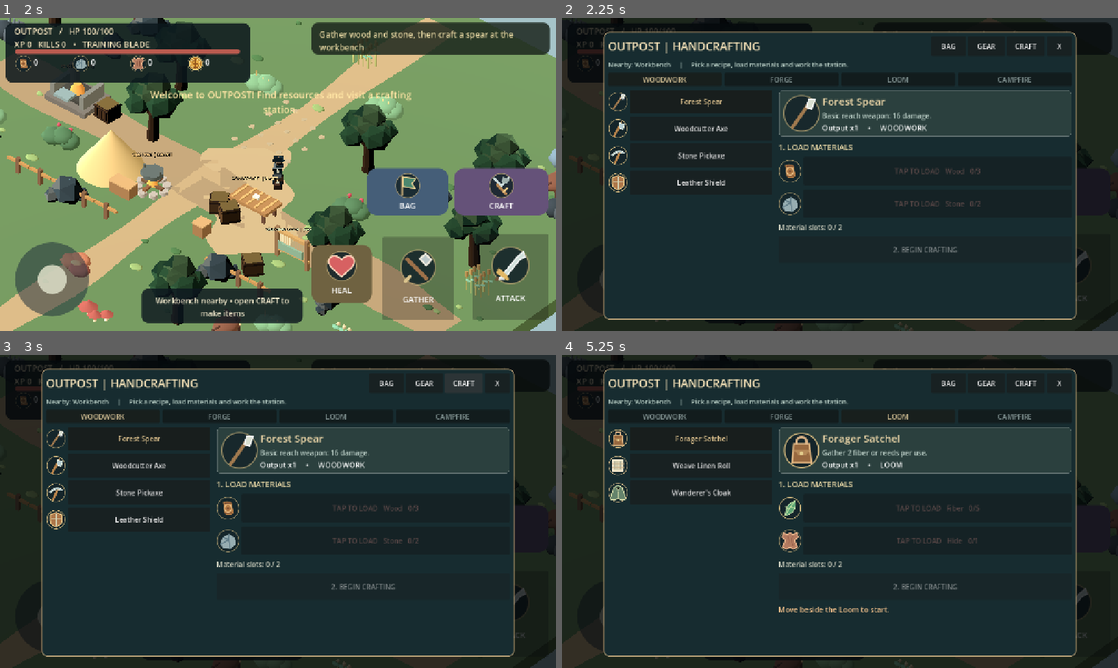
Above: before the commit, frames 1-4 (two rows, left to right).
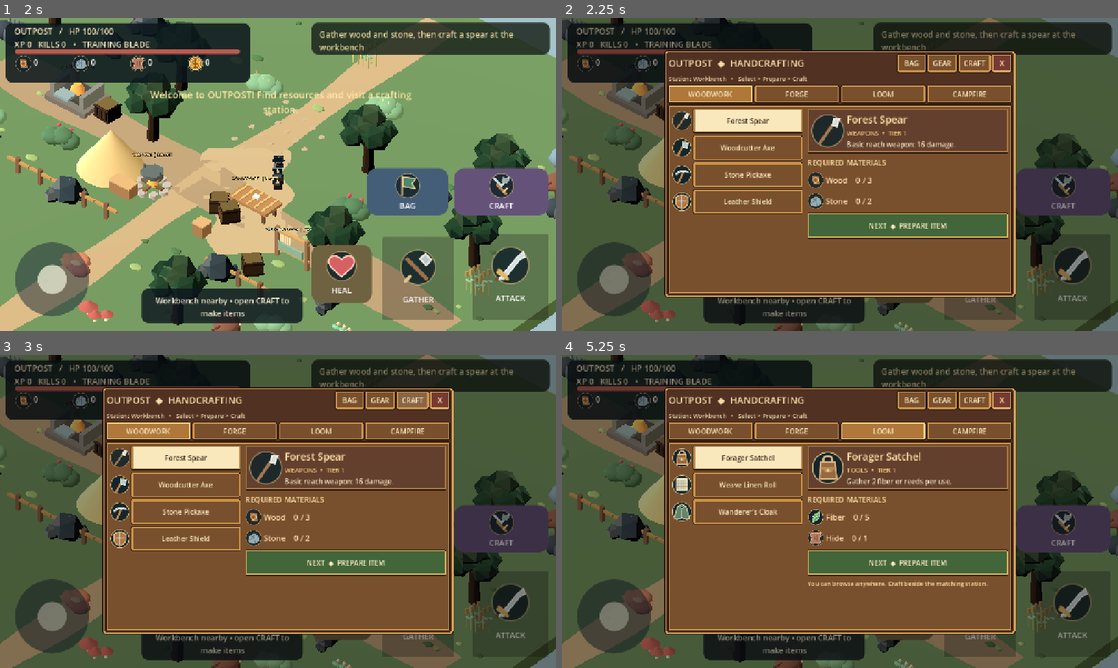
Above: after the commit, the same moments.

Repository: Smurfis/outpost-rpg
Game: Godot game, scene res://scenes/main.tscn
Same seed, same stepped clock (60 frames per second), same inputs: the game is played once before the commit and once after it.
Inputs (mouse positions are in pixels of both pictures, inside the frame that each line leads up to):
- Up to frame 1 (2 s): move the mouse to (400, 158) at 0.52 s; hold D (outpost_right) 0.53-1.25 s; hold F (outpost_attack) 0.53-1.25 s; click (400, 158) at 0.67 s; tap Space at 0.77 s; drag from (166, 190) to (250, 237) at 1.27 s
- Up to frame 2 (2.25 s): move the mouse to (895, 105) at 2.02 s; hold D (outpost_right) from 2.03 s (still down); hold C (outpost_craft) from 2.03 s (still down)
- Up to frame 3 (3 s): release D (outpost_right) at 2.75 s; release C (outpost_craft) at 2.75 s; click "CRAFT" at 2.75 s
- Up to frame 4 (5.25 s): click "WOODWORK" at 3.5 s; click "FORGE" at 4.25 s; click "LOOM" at 5 s

Frame 1 is identical in both runs. In frame 2, 89% of the frame differs, in the area x 0-100%, y 0-100%; in frame 3, 89%; in frame 4, 89%.

Commit message:
feat(ui): compact parchment-and-wood crafting flow with recipe, materials and work steps

Diff:
--- a/scripts/menu.gd
+++ b/scripts/menu.gd
@@ -1,4 +1,5 @@
 extends CanvasLayer
+const SKIN = preload("res://scripts/ui/outpost_skin.gd")
 ## Outpost v0.4: physical-material loading and animated hands-on craft actions.
 ## Browse remotely; to produce an item you must stand beside its matching station.
 var game
@@ -11,6 +12,7 @@
 var left_scroll: ScrollContainer
 var right_scroll: ScrollContainer
 var current_page: String = "craft"
+var craft_step: String = "browse"
 var selected_station: String = "workbench"
 var selected_id: String = ""
 var loaded: Dictionary = {}
@@ -37,46 +39,50 @@
 	add_child(shell)
 	shell.set_anchors_and_offsets_preset(Control.PRESET_FULL_RECT)
 	var shade := ColorRect.new()
-	shade.color = Color(0.01, 0.02, 0.03, 0.78)
+	shade.color = Color(0.02, 0.01, 0.01, 0.43)
 	shade.mouse_filter = Control.MOUSE_FILTER_STOP
 	shell.add_child(shade)
 	shade.set_anchors_and_offsets_preset(Control.PRESET_FULL_RECT)
 	var frame := PanelContainer.new()
-	frame.anchor_left = 0.075
-	frame.anchor_right = 0.925
-	frame.anchor_top = 0.045
-	frame.anchor_bottom = 0.965
-	frame.add_theme_stylebox_override("panel", _style(Color("172c30"), Color("baa278"), 13))
+	frame.anchor_left = 0.185
+	frame.anchor_right = 0.815
+	frame.anchor_top = 0.105
+	frame.anchor_bottom = 0.89
+	frame.add_theme_stylebox_override("panel", SKIN.box("frame"))
 	shell.add_child(frame)
 	var page := VBoxContainer.new()
-	page.add_theme_constant_override("separation", 8)
+	page.add_theme_constant_override("separation", 6)
 	frame.add_child(page)
 	var header := HBoxContainer.new()
 	page.add_child(header)
-	title = _label("OUTPOST | CRAFTING", 26, Color("f5e2b8"))
+	title = _label("OUTPOST  ◆  CRAFTING", 22, Color("f6dba4"))
 	title.size_flags_horizontal = Control.SIZE_EXPAND_FILL
 	header.add_child(title)
 	var bag := Button.new()
 	bag.text = "BAG"
-	bag.custom_minimum_size = Vector2(80, 46)
+	bag.custom_minimum_size = Vector2(66, 40)
+	SKIN.apply_button(bag, "wood")
 	bag.pressed.connect(_switch_bag)
 	header.add_child(bag)
 	var gear := Button.new()
 	gear.text = "GEAR"
-	gear.custom_minimum_size = Vector2(86, 46)
+	gear.custom_minimum_size = Vector2(67, 40)
+	SKIN.apply_button(gear, "wood")
 	gear.pressed.connect(_switch_equipment)
 	header.add_child(gear)
 	var craft := Button.new()
 	craft.text = "CRAFT"
-	craft.custom_minimum_size = Vector2(88, 46)
+	craft.custom_minimum_size = Vector2(74, 40)
+	SKIN.apply_button(craft, "wood")
 	craft.pressed.connect(_switch_craft)
 	header.add_child(craft)
 	var close := Button.new()
 	close.text = "X"
-	close.custom_minimum_size = Vector2(58, 46)
+	close.custom_minimum_size = Vector2(44, 40)
+	SKIN.apply_button(close, "red")
 	close.pressed.connect(close_page)
 	header.add_child(close)
-	subtitle = _label("", 15, Color("b8cec5"))
+	subtitle = _label("", 14, Color("e7d0a5"))
 	page.add_child(subtitle)
 	station_tabs = HBoxContainer.new()
 	station_tabs.add_theme_constant_override("separation", 6)
@@ -84,11 +90,15 @@
 	var panes := HBoxContainer.new()
 	panes.add_theme_constant_override("separation", 12)
 	panes.size_flags_vertical = Control.SIZE_EXPAND_FILL
-	page.add_child(panes)
+	var surface := PanelContainer.new()
+	surface.add_theme_stylebox_override("panel", SKIN.box("wood"))
+	surface.size_flags_vertical = Control.SIZE_EXPAND_FILL
+	page.add_child(surface)
+	surface.add_child(panes)
 	left_scroll = ScrollContainer.new()
-	left_scroll.custom_minimum_size = Vector2(260, 0)
+	left_scroll.custom_minimum_size = Vector2(210, 0)
 	left_scroll.size_flags_horizontal = Control.SIZE_EXPAND_FILL
-	left_scroll.size_flags_stretch_ratio = 0.72
+	left_scroll.size_flags_stretch_ratio = 0.79
 	left_scroll.horizontal_scroll_mode = ScrollContainer.SCROLL_MODE_DISABLED
 	panes.add_child(left_scroll)
 	recipes_list = VBoxContainer.new()
@@ -96,9 +106,9 @@
 	recipes_list.add_theme_constant_override("separation", 7)
 	left_scroll.add_child(recipes_list)
 	right_scroll = ScrollContainer.new()
-	right_scroll.custom_minimum_size = Vector2(315, 0)
+	right_scroll.custom_minimum_size = Vector2(300, 0)
 	right_scroll.size_flags_horizontal = Control.SIZE_EXPAND_FILL
-	right_scroll.size_flags_stretch_ratio = 1.28
+	right_scroll.size_flags_stretch_ratio = 1.21
 	right_scroll.horizontal_scroll_mode = ScrollContainer.SCROLL_MODE_DISABLED
 	panes.add_child(right_scroll)
 	details = VBoxContainer.new()
@@ -144,7 +154,7 @@
 
 func _column_panel(target: Node, color: Color) -> VBoxContainer:
 	var container := PanelContainer.new()
-	container.add_theme_stylebox_override("panel", _style(color))
+	container.add_theme_stylebox_override("panel", SKIN.box("inset"))
 	target.add_child(container)
 	var column := VBoxContainer.new()
 	column.add_theme_constant_override("separation", 6)
@@ -157,6 +167,7 @@
 
 func _switch_craft() -> void:
 	current_page = "craft"
+	craft_step = "browse"
 	refresh()
 
 func _switch_equipment() -> void:
@@ -168,6 +179,8 @@
 		close_page()
 		return
 	current_page = page
+	if page == "craft" and game.crafting.is_empty():
+		craft_step = "browse"
 	visible = true
 	if game.hud != null:
 		game.hud.move_vector = Vector2.ZERO
@@ -177,6 +190,7 @@
 			selected_station = station
 		if selected_id == "":
 			selected_id = _first_recipe(selected_station)
+	craft_step = "browse"
 	refresh()
 
 func close_page() -> void:
@@ -192,6 +206,7 @@
 	if not game.crafting.is_empty():
 		return
 	selected_station = station
+	craft_step = "browse"
 	selected_id = _first_recipe(station)
 	loaded.clear()
 	completed_id = ""
@@ -201,6 +216,7 @@
 	if not game.crafting.is_empty():
 		return
 	selected_id = id
+	craft_step = "browse"
 	loaded.clear()
 	completed_id = ""
 	refresh()
@@ -364,15 +380,15 @@
 	game.consume(id, amount)
 
 func _render_craft() -> void:
-	title.text = "OUTPOST | HANDCRAFTING"
+	title.text = "OUTPOST  ◆  HANDCRAFTING"
 	var nearby: String = game.closest_station()
-	subtitle.text = "Nearby: %s     |     Pick a recipe, load materials and work the station." % (nearby.capitalize() if nearby != "" else "None — explore recipes; move to station to craft")
+	subtitle.text = "Station: %s   •   Select > Prepare > Craft" % (nearby.capitalize() if nearby != "" else "None (browse anywhere)")
 	for station_id in ["workbench", "forge", "loom", "campfire"]:
 		var tab := Button.new()
 		tab.text = str(station_names[station_id])
 		tab.size_flags_horizontal = Control.SIZE_EXPAND_FILL
 		tab.disabled = not game.crafting.is_empty() and selected_station != station_id
-		tab.modulate = Color("f2dcaa") if selected_station == station_id else Color("9aaead")
+		SKIN.apply_button(tab, "wood_selected" if selected_station == station_id else "wood")
 		tab.pressed.connect(_station_change.bind(station_id))
 		station_tabs.add_child(tab)
 	for recipe in game.recipes:
@@ -387,9 +403,10 @@
 		choose.text = str(recipe.get("name", id))
 		choose.size_flags_horizontal = Control.SIZE_EXPAND_FILL
 		choose.custom_minimum_size = Vector2(0, 55)
+		SKIN.apply_button(choose, "parchment_light" if selected_id == id else "wood")
 		choose.disabled = not game.crafting.is_empty()
 		if selected_id == id:
-			choose.modulate = Color("f8d9a0")
+			choose.add_theme_color_override("font_color", SKIN.INK)
 		choose.pressed.connect(_recipe_change.bind(id))
 		row.add_child(choose)
 	if not game.crafting.is_empty():
@@ -399,15 +416,66 @@
 	else:
 		if selected_id == "" or game._recipe_by_id(selected_id).is_empty() or str(game._recipe_by_id(selected_id).get("station", "")) != selected_station:
 			selected_id = _first_recipe(selected_station)
-		_render_recipe()
+		if craft_step == "prepare":
+			_render_prepare()
+		else:
+			_render_recipe()
+
+func _begin_prepare() -> void:
+	craft_step = "prepare"
+	loaded.clear()
+	refresh()
+
+func _back_to_browse() -> void:
+	craft_step = "browse"
+	loaded.clear()
+	refresh()
 
 func _render_recipe() -> void:
+	var recipe: Dictionary = game._recipe_by_id(selected_id)
+	if recipe.is_empty():
+		details.add_child(_label("Choose a recipe to see its requirements.", 20, Color("f5deb0")))
+		return
+	var product_id: String = str(recipe.get("result", ""))
+	var intro := _column_panel(details, Color("5f3b29"))
+	var head := HBoxContainer.new()
+	intro.add_child(head)
+	head.add_child(_icon(product_id, 78))
+	var info := VBoxContainer.new()
+	info.size_flags_horizontal = Control.SIZE_EXPAND_FILL
+	head.add_child(info)
+	info.add_child(_label(str(recipe.get("name", "")), 23, Color("ffe2a6")))
+	info.add_child(_label(str(recipe.get("category", "Equipment")).to_upper() + "  •  TIER 1", 15, Color("eabf77")))
+	info.add_child(_label(str(recipe.get("desc", "")), 16, Color("f3dfbb")))
+	details.add_child(_label("REQUIRED MATERIALS", 17, Color("ffe2a6")))
+	var ingredients: Dictionary = recipe.get("ingredients", {})
+	for key in ingredients:
+		var id: String = str(key)
+		var need: int = int(ingredients[key])
+		var own: int = int(game.inventory.get(id, 0))
+		var row := HBoxContainer.new()
+		details.add_child(row)
+		row.add_child(_icon(id, 38))
+		row.add_child(_label("%s    %d / %d" % [id.capitalize(), own, need], 18, Color("c8e6b1") if own >= need else Color("ffe0b2")))
+	var next := Button.new()
+	next.text = "NEXT  ◆  PREPARE ITEM"
+	next.custom_minimum_size = Vector2(0, 56)
+	SKIN.apply_button(next, "green")
+	next.disabled = game.owns_unique(product_id)
+	next.pressed.connect(_begin_prepare)
+	details.add_child(next)
+	if game.owns_unique(product_id):
+		details.add_child(_label("Already owned — unique equipment cannot be duplicated.", 15, Color("ffe2a6")))
+	elif not game.near_station(selected_station):
+		details.add_child(_label("You can browse anywhere. Craft beside the matching station.", 14, Color("ffe2a6")))
+
+func _render_prepare() -> void:
 	var recipe: Dictionary = game._recipe_by_id(selected_id)
 	if recipe.is_empty():
 		details.add_child(_label("Choose a recipe from the list.", 21))
 		return
 	var product_id: String = str(recipe.get("result", ""))
-	var intro := _column_panel(details, Color("2b403e"))
+	var intro := _column_panel(details, Color("5f3b29"))
 	var head := HBoxContainer.new()
 	intro.add_child(head)
 	head.add_child(_icon(product_id, 87))
@@ -417,7 +485,7 @@
 	info.add_child(_label(str(recipe.get("name", "")), 24, Color("f0d9aa")))
 	info.add_child(_label(str(recipe.get("desc", "")), 16, Color("bdd0c8")))
 	info.add_child(_label("Output x%d     •     %s" % [int(recipe.get("amount", 1)), str(station_names[selected_station])], 17))
-	details.add_child(_label("1. LOAD MATERIALS", 18, Color("e5d5a4")))
+	details.add_child(_label("STEP 2  ◆  LOAD MATERIALS", 18, Color("ffe2a6")))
 	var ingredients: Dictionary = recipe.get("ingredients", {})
 	for key in ingredients:
 		var id: String = str(key)
@@ -426,10 +494,11 @@
 		var loaded_now: bool = bool(loaded.get(id, false))
 		var available: bool = owned >= needed
 		var slot := Button.new()
-		slot.custom_minimum_size = Vector2(0, 65)
+		slot.custom_minimum_size = Vector2(0, 56)
+		SKIN.apply_button(slot, "parchment_light")
 		slot.disabled = not available or game.owns_unique(product_id)
 		slot.text = ("LOADED   " if loaded_now else "TAP TO LOAD   ") + id.replace("_", " ").capitalize() + "   " + str(owned) + "/" + str(needed)
-		slot.modulate = Color("b0e9b9") if loaded_now else Color("edc8a3") if available else Color("ab7673")
+		slot.modulate = Color("b7e4b6") if loaded_now else Color.WHITE if available else Color("dba9a3")
 		slot.pressed.connect(_toggle_ingredient.bind(id))
 		var row := HBoxContainer.new()
 		details.add_child(row)
@@ -442,11 +511,18 @@
 			loaded_count += 1
 	details.add_child(_label("Material slots: %d / %d" % [loaded_count, ingredients.size()], 16, Color("d7d8c6")))
 	var begin := Button.new()
-	begin.text = "2. BEGIN CRAFTING"
-	begin.custom_minimum_size = Vector2(0, 60)
+	begin.text = "BEGIN CRAFTING  ◆  WORK STATION"
+	begin.custom_minimum_size = Vector2(0, 54)
+	SKIN.apply_button(begin, "green")
 	begin.disabled = loaded_count < ingredients.size() or not game.can_craft(selected_id)
 	begin.pressed.connect(_start_craft)
 	details.add_child(begin)
+	var back := Button.new()
+	back.text = "BACK TO RECIPES"
+	back.custom_minimum_size = Vector2(0, 42)
+	SKIN.apply_button(back, "wood")
+	back.pressed.connect(_back_to_browse)
+	details.add_child(back)
 	if not game.near_station(selected_station):
 		details.add_child(_label("Move beside the %s to start." % selected_station.capitalize(), 17, Color("f0bf8a")))
 	elif game.owns_unique(product_id):
@@ -492,7 +568,8 @@
 	stage.add_child(work_label)
 	action_button = Button.new()
 	action_button.text = str(action_names.get(str(active.get("station", "")), "WORK")) + " • TAP"
-	action_button.custom_minimum_size = Vector2(0, 78)
+	action_button.custom_minimum_size = Vector2(0, 62)
+	SKIN.apply_button(action_button, "green")
 	action_button.pressed.connect(_do_work)
 	stage.add_child(action_button)
 	stage.add_child(_label("Watch the station as you work. Closing this panel does not cancel the job.", 15, Color("b4bfb8")))
@@ -530,6 +607,7 @@
 	completed_id = result_id
 	loaded.clear()
 	current_page = "craft"
+	craft_step = "browse"
 	selected_id = ""
 	if visible:
 		refresh()
@@ -541,7 +619,8 @@
 	result.add_child(_label(completed_id.replace("_", " ").capitalize() + " added to your inventory!", 21, Color("c3e9b7")))
 	var again := Button.new()
 	again.text = "CHOOSE ANOTHER RECIPE"
-	again.custom_minimum_size = Vector2(0, 60)
+	again.custom_minimum_size = Vector2(0, 52)
+	SKIN.apply_button(again, "green")
 	again.pressed.connect(_clear_result)
 	result.add_child(again)
 
